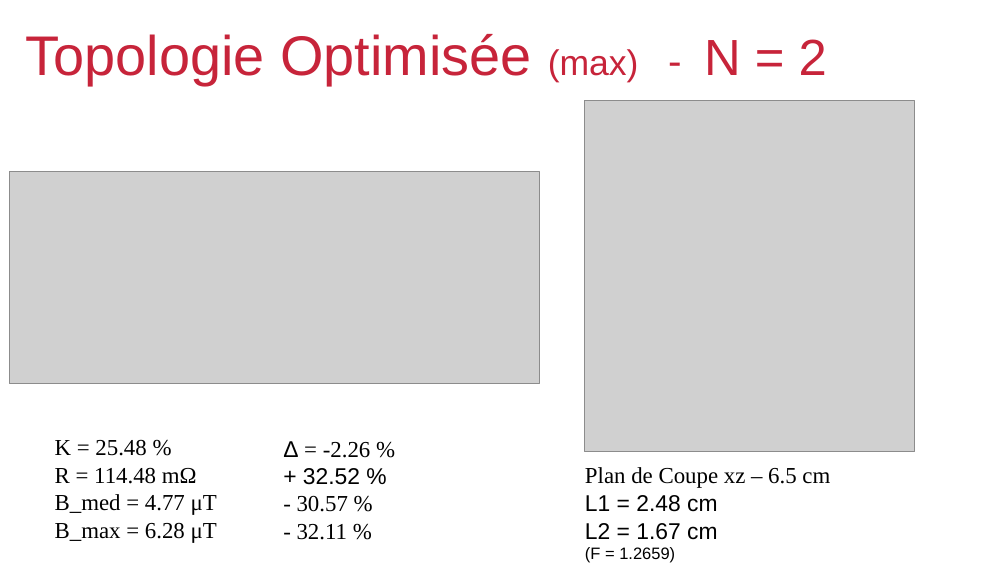
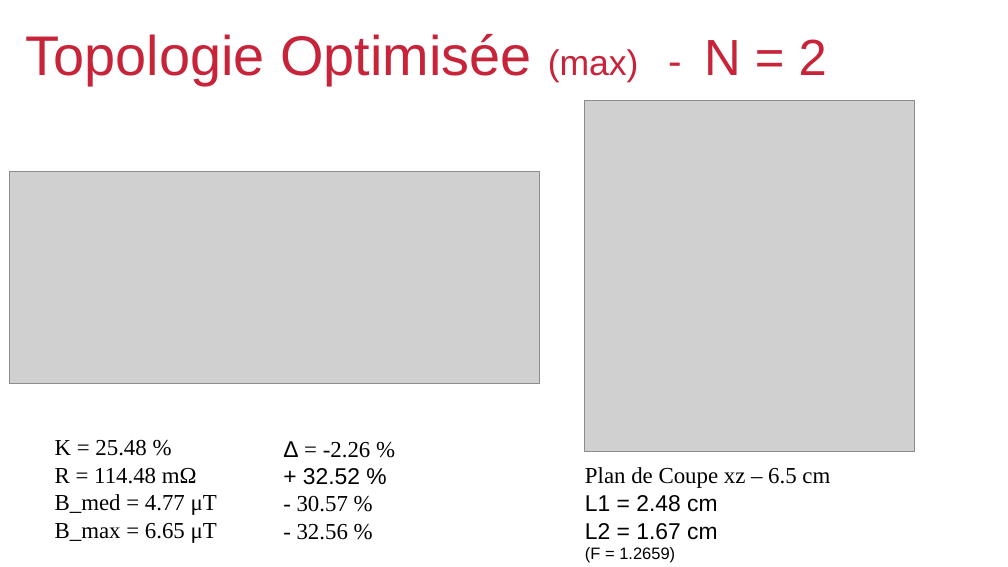
Before and after one commit to viniciustmoraes/COMSOL_simulations, a slide deck: slide 8 of Results/presentationResults.odp. Drawn at 1008x567 pixels with LibreOffice and Linux fonts; fonts in the diff are those of the drawing; grey boxes stand for pictures; background and template pictures are left out. Boxes give left, top, right and bottom in pixels: in the first picture for what was removed or moved away, otherwise in the second. Text is boxed around its words. In the diff, an @@ line names an element or a change of style, - is before the commit and + after.

```diff
--- a/Results/presentationResults.odp
+++ b/Results/presentationResults.odp
@@ text at <box>55,523,217,543</box>: text changed @@
-B_max = 6.28 μT
+B_max = 6.65 μT
@@ text at <box>297,524,348,540</box>: text changed @@
-- 32.11 %
+- 32.56 %
```
Also in this commit, not shown: 8 other slides changed, 2 other files.
